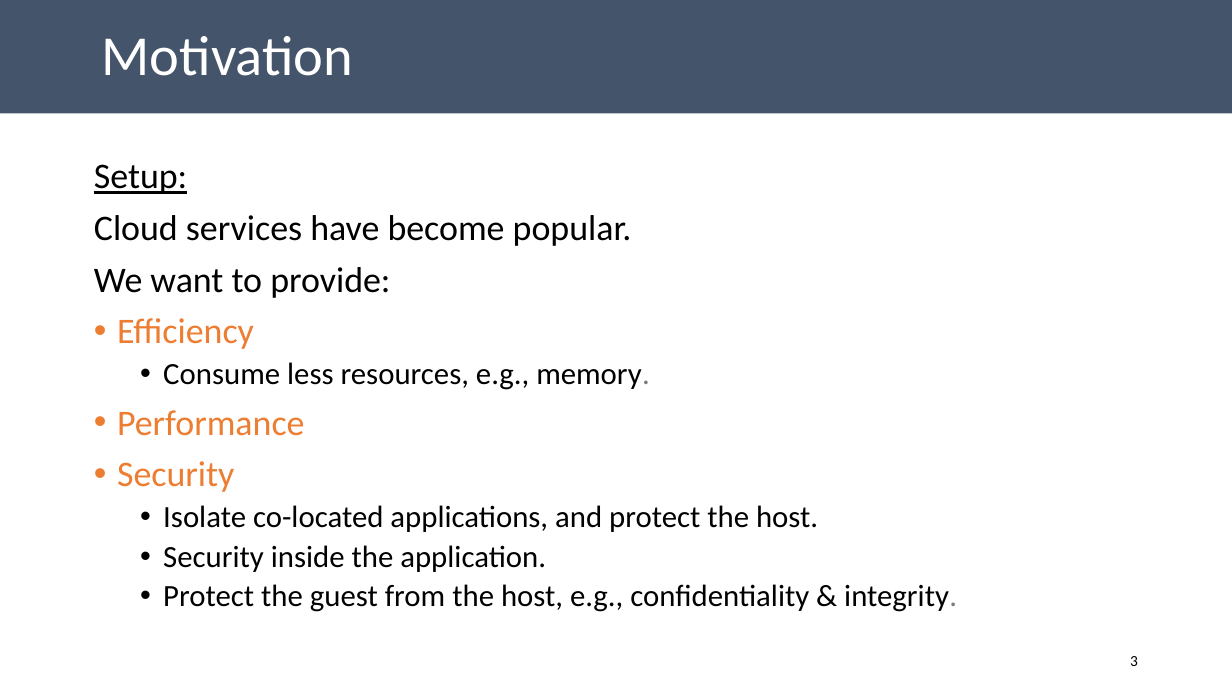
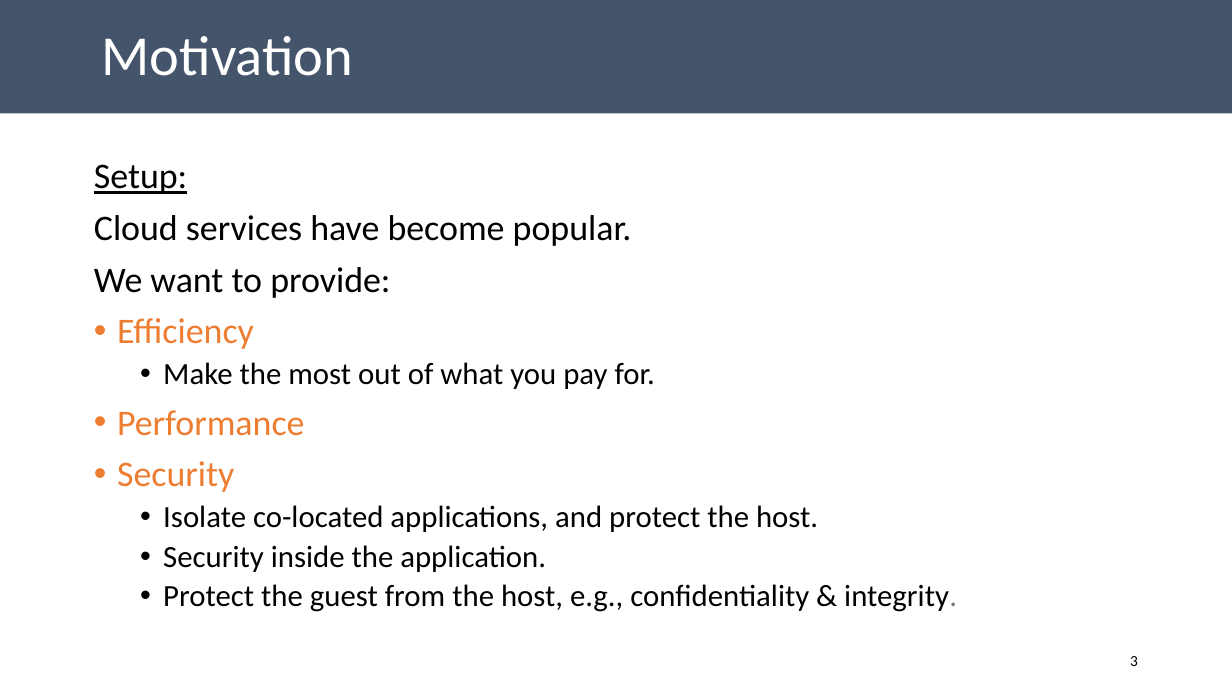
Before and after one commit to aghosn/CandidacyPresentation, a slide deck: slide 3 of CE_presentation.pptx. Drawn at 1232x693 pixels with LibreOffice and Linux fonts; fonts in the diff are those of the drawing. Boxes give left, top, right and bottom in pixels: in the first picture for what was removed or moved away, otherwise in the second. Text is boxed around its words. In the diff, an @@ line names an element or a change of style, - is before the commit and + after.

```diff
--- a/CE_presentation.pptx
+++ b/CE_presentation.pptx
@@ text at bbox=[163, 362, 655, 389]: text changed @@
-  • Consume less resources, e.g., memory.
+  • Make the most out of what you pay for.
```
Also in this commit, not shown: 3 other slides changed, 1 slide added, 1 other file.
